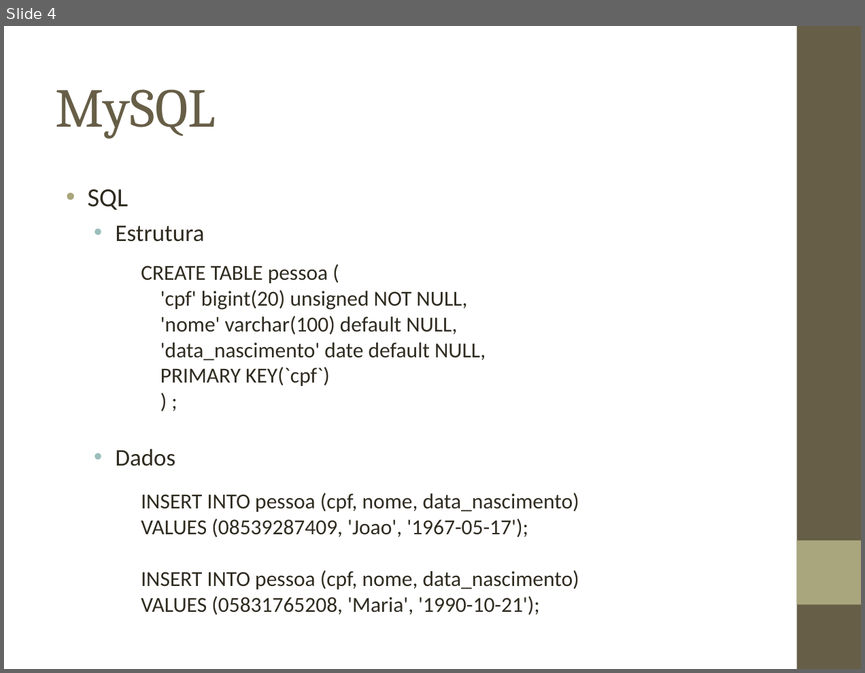
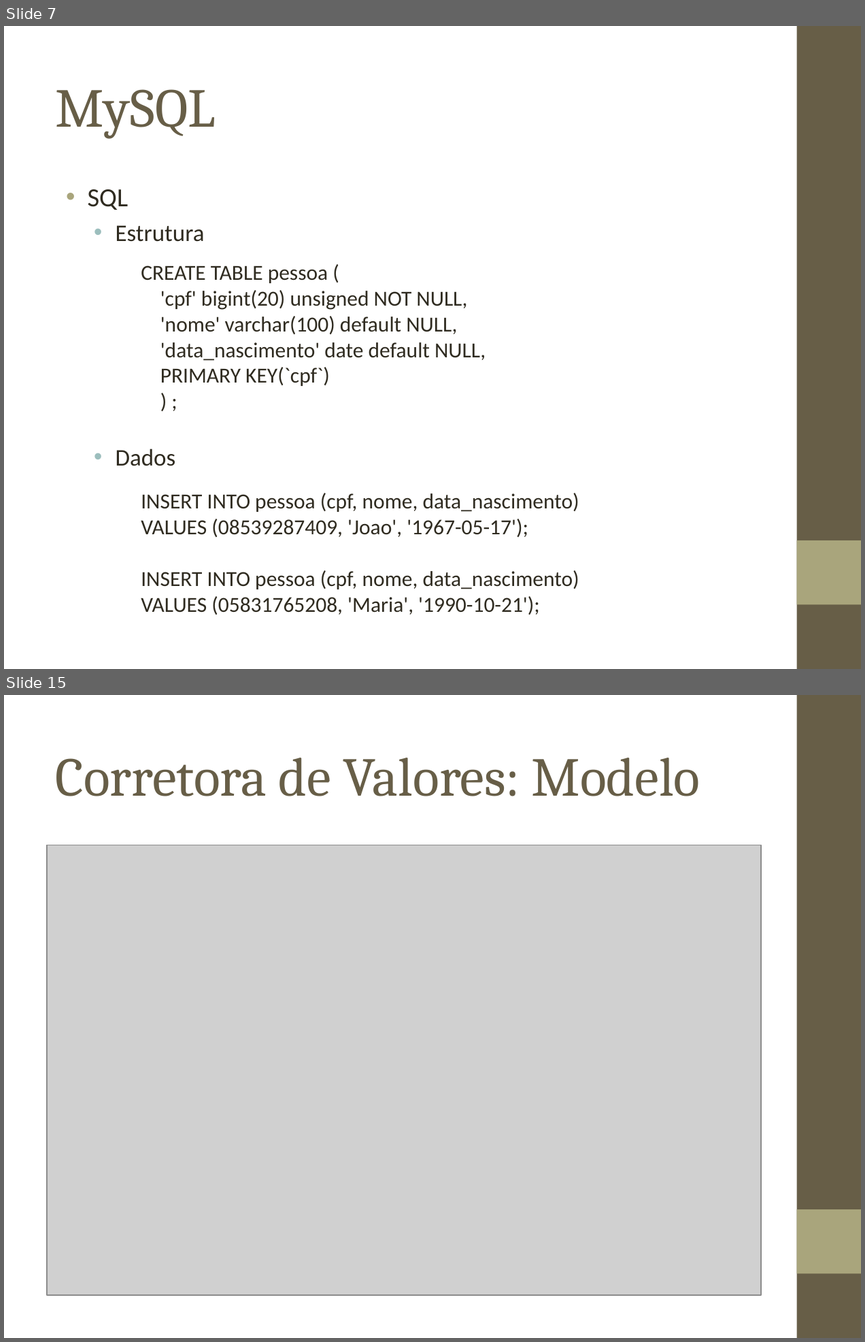
Before and after one commit to biacpaixao/Projeto_Final, a slide deck: apresentacao_projeto_final.ppt. Shown one above the other, each under a label of ours: slide 4 before the commit, slides 7 and 15 after it; the slides between them are not shown. The pictures are 865x673 and 865x1342 pixels, drawn with LibreOffice and Linux fonts; fonts in the diff are those of the drawing; grey boxes stand for pictures; background and template pictures are left out. Boxes give left, top, right and bottom in pixels: in the first picture for what was removed or moved away, otherwise in the second. Text is boxed around its words. In the diff, an @@ line names an element or a change of style, - is before the commit and + after.

```diff
--- a/apresentacao_projeto_final.ppt
+++ b/apresentacao_projeto_final.ppt
@@ slide 15 added at (x1=4, y1=695, x2=861, y2=1338), background picture (left out); not listed: 2 template elements that a slide beside it also shows @@
@@ title added at (x1=56, y1=758, x2=700, y2=796), 46 pt, text #675E47 @@
+Corretora de Valores: Modelo
@@ picture added at (x1=47, y1=845, x2=761, y2=1295) @@
@@ what was slide 4 is now slide 7 @@
```
Also in this commit, not shown: 17 other slides added.
